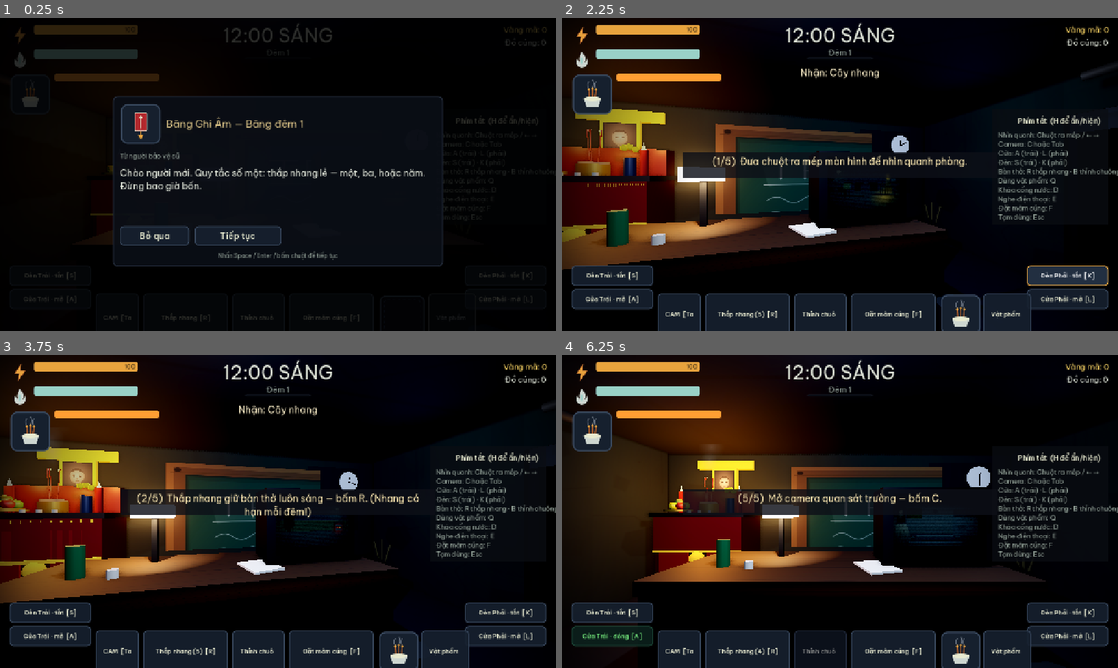
Above: before the commit, frames 1-4 (two rows, left to right).
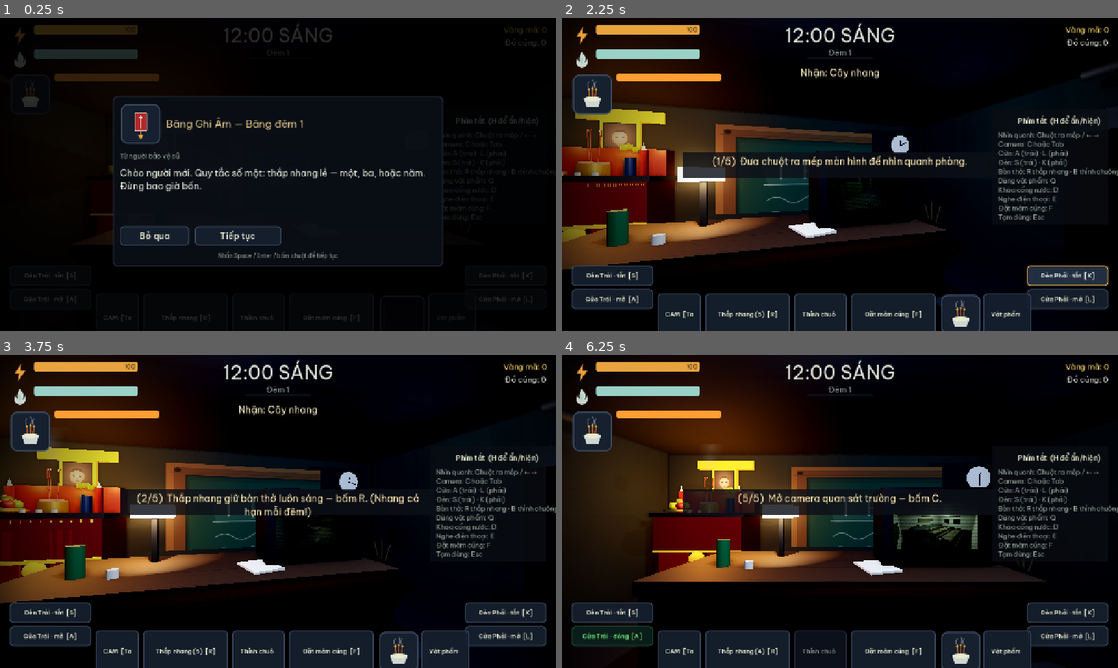
Above: after the commit, the same moments.

Repository: cthpAiden/nightwatch
Game: Godot game, scene res://scenes/Night.tscn
Two runs of this game, one before a commit and one after it. Both use one fixed random seed, a clock stepped at 60 frames per second and the inputs below. This scene is started directly instead of the project's main scene.
Inputs (mouse positions are in pixels of both pictures, inside the frame that each line leads up to):
- Up to frame 1 (0.25 s): no input
- Up to frame 2 (2.25 s): click "Đèn Trái · tắt [S]" at 0.5 s; click "Cửa Trái · mở [A]" at 1.25 s; click "Đèn Phải · tắt [K]" at 2 s
- Up to frame 3 (3.75 s): tap Enter (ui_accept) at 2.75, 3.02 s; move the mouse to (400, 495) at 2.77 s; hold Right (pan_right) 2.78-3.5 s; hold E (answer_phone) 2.78-3.5 s; click (400, 495) at 2.92 s; drag from (166, 527) to (250, 574) at 3.52 s
- Up to frame 4 (6.25 s): move the mouse to (895, 442) at 4.27 s; hold Right (pan_right) 4.28-5 s; hold R (light_incense) 4.28-5 s; click (895, 442) at 4.42 s; drag from (812, 574) to (673, 464) at 5.02 s; move the mouse to (1006, 558) at 5.77 s; hold A (left_door) from 5.78 s (still down); hold B (ring_bell) from 5.78 s (still down); click (1006, 558) at 5.92 s; tap Enter (ui_accept) at 6.02 s

The runs differ from the first frame. In frame 2, 0.1% of the frame differs, in the area x 49-60%, y 51-59%; in frame 3, 0.1%; in frame 4, 1.0%, in the area x 59-75%, y 50-62%.

Commit message:
Cameras: 3D threat figures on feeds + live-3D desk CRT; softer glitch
Ong ke / ma da now stand in the live 3D room feed as their real GLB (lit and
occluded by the room) instead of a flat SVG billboard; other threats keep the
2D overlay. The office desk CRT renders the live 3D room (mirrors the operated
cam, idle-cycles rooms one at a time) instead of the old 2D cam art, and pauses
while the raised monitor covers the desk. Halve the on-feed signal-tear glitch
when a threat appears (0.6 -> 0.3) so it reads as interference, not noise.

Co-Authored-By: Claude Opus 4.8 <noreply@anthropic.com>

Diff:
--- a/scripts/systems/camera_system.gd
+++ b/scripts/systems/camera_system.gd
@@ -30,6 +30,15 @@
 }
 var _room_vps := {}                 # cam_id -> SubViewport (created on first visit)
 var _room_cur := ""                 # cam_id of the room currently rendering
+# ong_ke / ma_da show on the feed as their real 3D GLB standing in the room (lit by the
+# room lights, occluded by props) instead of a flat SVG billboard. Threats without a model
+# yet keep the 2D overlay in _refresh_threats. Mirrors guard_room.THREAT_SCENES.
+const THREAT_GLB := {
+	"ong_ke": "res://assets/ong_ke_texture.glb",
+	"ma_da": "res://assets/ma_da.glb",
+}
+const FIGURE_Y := 1.01              # room floor top (0.16) + the GLB's mid-height origin (~0.85)
+var _room_figures := {}             # cam_id -> {"node": Node3D, "id": String}
 var _last_feed_size := Vector2.ZERO # last feed rect size — re-upload rect_aspect only on resize
 const FX_BASE := 0.06
 var _clue_btn: TextureButton        # classroom-camera investigation hotspot (her drawing)
@@ -308,6 +317,44 @@
 	_room_cur = cam_id
 	return true
 
+## Stand threat `id`'s 3D GLB in cam_id's live room feed, at the point the CCTV is aimed
+## (so it lands centre-frame) and facing the camera. Cached; rebuilt if a different threat
+## arrives. Returns false when the cam has no live room or the threat has no model — the
+## caller then draws the flat billboard instead.
+func _ensure_room_figure(cam_id: String, id: String) -> bool:
+	if not _room_vps.has(cam_id):
+		return false
+	var path: String = THREAT_GLB.get(id, "")
+	if path == "" or not ResourceLoader.exists(path):
+		return false
+	var cur: Dictionary = _room_figures.get(cam_id, {})
+	if cur.get("id", "") == id and is_instance_valid(cur.get("node")):
+		return true
+	_clear_room_figure(cam_id)
+	var room: Node = _room_vps[cam_id].get_child(0)
+	if room == null:
+		return false
+	var cam := room.get_node_or_null("CCTV") as Camera3D
+	var aim := Vector3(0.0, 1.3, 2.0)
+	if cam and "target" in cam:
+		aim = cam.target
+	var fig: Node3D = (load(path) as PackedScene).instantiate()
+	fig.position = Vector3(aim.x, FIGURE_Y, aim.z)
+	if cam:
+		var to_cam := cam.position - fig.position
+		fig.rotation.y = atan2(to_cam.x, to_cam.z)   # face the model's +Z front at the camera
+	fig.scale = Vector3.ONE * 0.95
+	room.add_child(fig)
+	_room_figures[cam_id] = {"node": fig, "id": id}
+	return true
+
+func _clear_room_figure(cam_id: String) -> void:
+	var d: Dictionary = _room_figures.get(cam_id, {})
+	var n = d.get("node")
+	if is_instance_valid(n):
+		n.queue_free()
+	_room_figures.erase(cam_id)
+
 ## Confirm an anomaly tag with a brief static/brightness spike on the live feed —
 ## reuses the same channel-change burst so the feed "pops" when you nail a tag.
 func tag_confirm() -> void:
@@ -364,6 +411,7 @@
 	for cam in _map_buttons:
 		_map_buttons[cam].modulate = Color(1, 0.85, 0.4) if cam == _c.current_cam else Color(1, 1, 1)
 	var revealed: bool = _c.is_revealed()
+	var fig_here := false
 	for t in _c.director.threats:
 		var here: bool = t.current_location == _c.current_cam
 		if not here:
@@ -375,9 +423,24 @@
 			continue
 		# A threat is on the feed we're watching — tear the signal (ramped here, decayed in
 		# _process so it holds while present then resolves when she leaves). (backlog#21)
-		_glitch = maxf(_glitch, 0.6)
+		# Kept subtle (was 0.6) — a hint of interference, not a screen full of noise.
+		_glitch = maxf(_glitch, 0.3)
 		if _fx_mat:
 			_fx_mat.set_shader_parameter("glitch", _glitch)
+		# ong_ke / ma_da stand in the live 3D room as their real GLB instead of the flat
+		# billboard. Keep a centred tag hotspot over the figure; skip the 2D sprite.
+		if THREAT_GLB.has(t.id) and _ensure_room_figure(_c.current_cam, t.id):
+			fig_here = true
+			var ftag := Button.new()
+			ftag.flat = true
+			ftag.focus_mode = Control.FOCUS_NONE
+			ftag.mouse_filter = Control.MOUSE_FILTER_STOP
+			ftag.tooltip_text = tr("ANOMALY_HINT")
+			UI.place(ftag, 0.5, 0.5, 0.5, 0.5, -150, -240, 150, 220)
+			var ftid: String = t.id
+			ftag.pressed.connect(func(): _c.tag_anomaly(ftid))
+			_threat_host.add_child(ftag)
+			continue
 		# First time the wronged soul appears on a feed this night, tell the player she
 		# can be tagged (the one clue most likely to be missed). The per-instance
 		# _oan_hint_shown flag keeps it to one nudge per night.
@@ -416,6 +479,13 @@
 		var tid: String = t.id
 		tag.pressed.connect(func(): _c.tag_anomaly(tid))
 		_threat_host.add_child(tag)
+	# Drop the in-world 3D figure once its threat leaves the watched cam, and never leave one
+	# standing in a room we've switched away from.
+	if not fig_here:
+		_clear_room_figure(_c.current_cam)
+	for cid in _room_figures.keys():
+		if cid != _c.current_cam:
+			_clear_room_figure(cid)
 	# The roaming vendor shows on the gate feed while she's at the window (shop/hostile).
 	if _c.vendor and _c.vendor.has_method("on_camera") and _c.vendor.on_camera() and _c.current_cam == MapGraph.GATE:
 		var vtex: Texture2D = _c.vendor.cam_texture()
--- a/scripts/systems/guard_room.gd
+++ b/scripts/systems/guard_room.gd
@@ -89,9 +89,23 @@
 var _hand_min: Node3D
 var _hand_hr: Node3D
 var _screen_mat: ShaderMaterial      # desk CRT showing the camera feed
-var _screen_feeds: Array = []        # feeds in CAMERAS order (idle slideshow)
-var _feed_by_cam := {}               # cam_id -> Texture2D
-var _screen_idx := 0
+# Desk CRT renders the live 3D room feed (one room at a time) instead of the old flat cam
+# art. Mirrors camera_system.ROOM_SCENES — kept in sync by hand (both list the 10 cameras).
+const ROOM_SCENES := {
+	"gate": "res://scenes/rooms/Gate.tscn",
+	"courtyard": "res://scenes/rooms/Courtyard.tscn",
+	"canteen": "res://scenes/rooms/Canteen.tscn",
+	"classroom": "res://scenes/rooms/Classroom.tscn",
+	"library": "res://scenes/rooms/Library.tscn",
+	"left_hall": "res://scenes/rooms/LeftHall.tscn",
+	"gym": "res://scenes/rooms/Gym.tscn",
+	"restroom": "res://scenes/rooms/Restroom.tscn",
+	"infirmary": "res://scenes/rooms/Infirmary.tscn",
+	"right_hall": "res://scenes/rooms/RightHall.tscn",
+}
+var _crt_vp: SubViewport             # single viewport the CRT samples; its room is swapped
+var _crt_room: Node                  # room scene currently loaded in _crt_vp
+var _crt_cur := ""                   # cam_id currently on the CRT
 var _screen_lit := -1                # last 'lit' uniform written (-1 = unwritten) — avoids a per-frame re-upload
 var _screen_timer := 0.0
 var _desk_mirror := false            # true = mirror the player's operated camera
@@ -374,14 +388,9 @@
 """
 	_screen_mat = ShaderMaterial.new()
 	_screen_mat.shader = sh
-	for cam in MapGraph.CAMERAS:
-		var p := "res://assets/art/cameras/cam_%s.svg" % cam
-		if ResourceLoader.exists(p):
-			var tex: Texture2D = load(p)
-			_screen_feeds.append(tex)
-			_feed_by_cam[cam] = tex
-	if not _screen_feeds.is_empty():
-		_screen_mat.set_shader_parameter("feed", _screen_feeds[0])
+	# Show a live 3D room straight away (idle slideshow cycles the rest in _animate_screen).
+	if not MapGraph.CAMERAS.is_empty():
+		_crt_show(MapGraph.CAMERAS[0])
 	_screen_mat.set_shader_parameter("t", 0.0)
 	_screen_mat.set_shader_parameter("glitch", 0.0)
 	_screen_mat.set_shader_parameter("screen_aspect", 0.8 / 0.6)
@@ -1090,25 +1099,61 @@
 		return
 	if _desk_threat:
 		_desk_threat.modulate.a = 0.0
+	# Idle slideshow: swap the CRT's live 3D room to the next camera on a slow cadence
+	# (slower than the 2D version — each swap loads a room scene).
 	_screen_timer -= delta
-	if _screen_timer <= 0.0 and not _screen_feeds.is_empty():
-		_screen_timer = 2.6
-		_screen_idx = (_screen_idx + 1) % _screen_feeds.size()
-		_screen_mat.set_shader_parameter("feed", _screen_feeds[_screen_idx])
+	if _screen_timer <= 0.0:
+		_screen_timer = 3.4
+		var cams: Array = MapGraph.CAMERAS
+		if not cams.is_empty():
+			var i: int = cams.find(_crt_cur)
+			_crt_show(cams[(i + 1) % cams.size()])
 
 ## Desk CRT mirrors the camera the player is operating. cam_id "" -> idle slideshow.
 func set_desk_mirror(cam_id: String) -> void:
-	if cam_id == "" or not _feed_by_cam.has(cam_id):
+	if cam_id == "" or not ROOM_SCENES.has(cam_id):
 		_desk_mirror = false
 		set_desk_threat(null)
 		return
 	_desk_mirror = true
-	if _screen_mat:
-		_screen_mat.set_shader_parameter("feed", _feed_by_cam[cam_id])
+	_crt_show(cam_id)
 
 func set_desk_idle() -> void:
 	_desk_mirror = false
 	set_desk_threat(null)
+
+## Load cam_id's room into the single desk-CRT viewport (freeing the previous room) and
+## point the CRT glass at its live texture. One room renders at a time to stay cheap.
+func _crt_show(cam_id: String) -> bool:
+	if cam_id == _crt_cur and is_instance_valid(_crt_room):
+		return true
+	if not ROOM_SCENES.has(cam_id):
+		return false
+	var path: String = ROOM_SCENES[cam_id]
+	if not ResourceLoader.exists(path):
+		return false
+	if _crt_vp == null:
+		_crt_vp = SubViewport.new()
+		_crt_vp.size = Vector2i(480, 270)
+		_crt_vp.own_world_3d = true
+		_crt_vp.render_target_update_mode = SubViewport.UPDATE_ALWAYS
+		add_child(_crt_vp)
+		if _screen_mat:
+			_screen_mat.set_shader_parameter("feed", _crt_vp.get_texture())
+	if is_instance_valid(_crt_room):
+		_crt_vp.remove_child(_crt_room)   # detach now so its CCTV cam can't fight the new room's
+		_crt_room.queue_free()
+	_crt_room = (load(path) as PackedScene).instantiate()
+	_crt_vp.add_child(_crt_room)
+	_crt_cur = cam_id
+	return true
+
+## Pause the CRT render while the raised monitor covers the office (nothing to see there),
+## resume when it's lowered — the one small viewport otherwise renders a room every frame.
+func set_crt_active(on: bool) -> void:
+	if _crt_vp:
+		_crt_vp.render_target_update_mode = \
+			SubViewport.UPDATE_ALWAYS if on else SubViewport.UPDATE_DISABLED
 
 ## Show (or clear) the threat figure composited on the desk CRT.
 func set_desk_threat(tex: Texture2D) -> void:
--- a/scripts/systems/night_controller.gd
+++ b/scripts/systems/night_controller.gd
@@ -980,6 +980,7 @@
 		monitor.show_feed(current_cam)
 		director.broadcast_view(current_cam)
 		room.set_desk_mirror(current_cam)   # desk CRT mirrors what you're watching
+		room.set_crt_active(false)          # ...but pause its render — the panel hides the desk
 	else:
 		Audio.play_sfx("camera_down", -6.0)
 		# Fade the panel out to match the raise, then hide it on completion. The next open
@@ -991,6 +992,7 @@
 		Audio.stop_loop("static_loop")
 		director.broadcast_view("")
 		room.set_desk_idle()                # back to the idle slideshow
+		room.set_crt_active(true)           # desk visible again — resume the live 3D feed
 	Events.cameras_toggled.emit(open)
 
 func on_camera_changed(cam_id: String) -> void:
Not shown, added: tools/feed_shot.gd.uid
